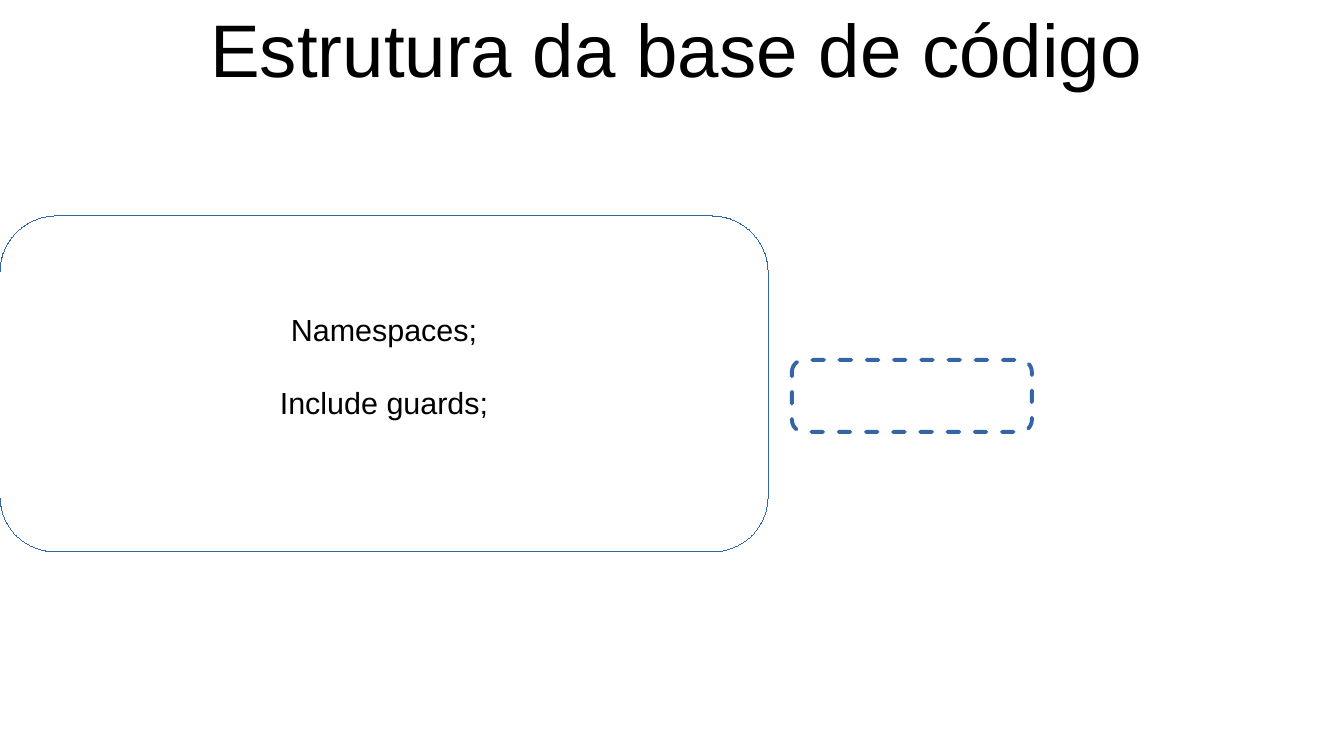
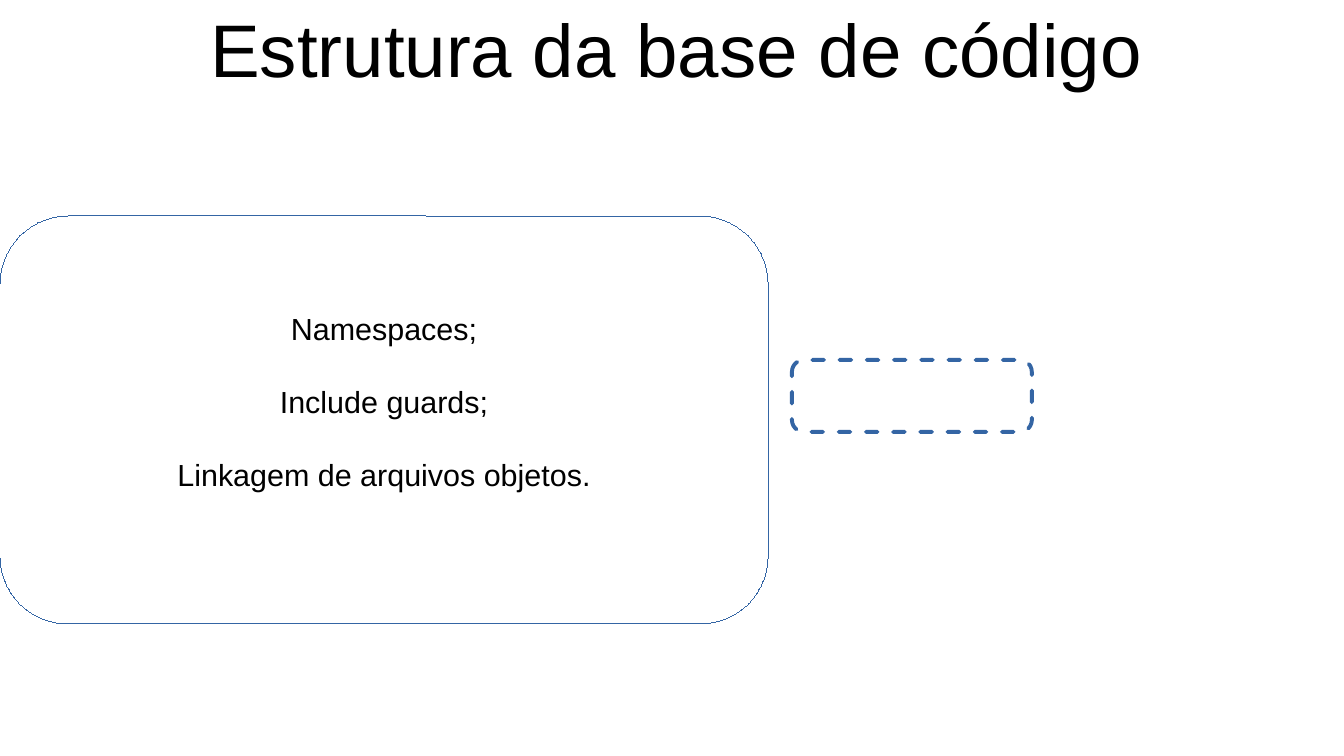
Before and after one commit to FerrazArthur/cpp-concepts-exposure, a slide deck: slide 37 of Apresentacao.odp. Drawn at 1344x756 pixels with LibreOffice and Linux fonts; fonts in the diff are those of the drawing; background and template pictures are left out. Boxes give left, top, right and bottom in pixels: in the first picture for what was removed or moved away, otherwise in the second. Text is boxed around its words. In the diff, an @@ line names an element or a change of style, - is before the commit and + after.

```diff
--- a/Apresentacao.odp
+++ b/Apresentacao.odp
@@ rounded rectangle "Namespaces;": place and size @@
-rounded rectangle "Namespaces;" at [0,216,768,552]
+rounded rectangle "Namespaces;" at [0,216,768,624]
@@ text in rounded rectangle at [177,464,591,492]: paragraph added @@
+Linkagem de arquivos objetos.
```
Also in this commit, not shown: 7 other slides changed, 8 slides added, 5 other files.
